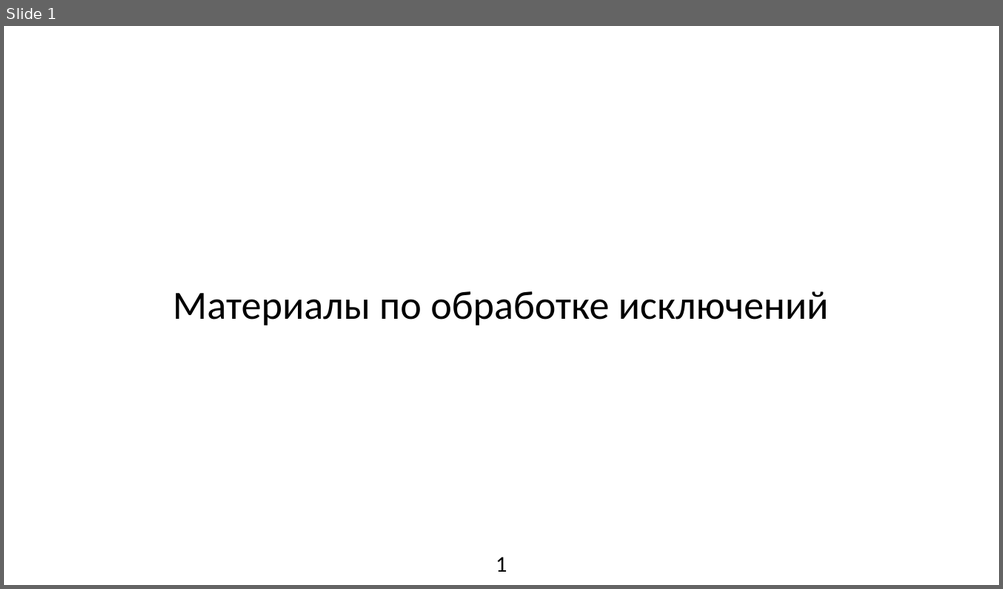
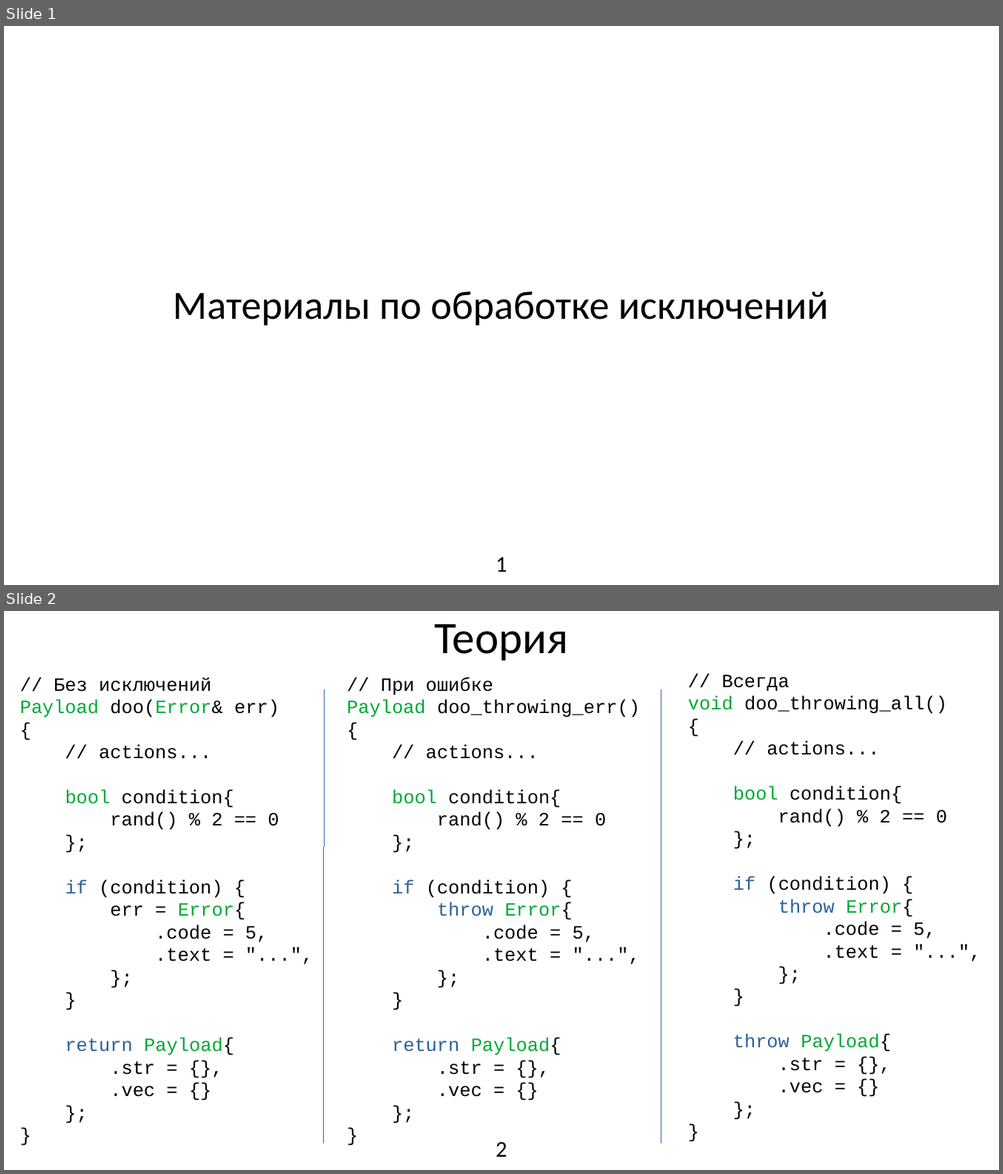
Before and after one commit to Leartiz/exception_research, a slide deck: about/presentation.odp. Shown one above the other, each under a label of ours: slide 1 before the commit, slides 1 and 2 after it. The pictures are 1003x589 and 1003x1174 pixels, drawn with LibreOffice and Linux fonts; fonts in the diff are those of the drawing. Boxes give left, top, right and bottom in pixels: in the first picture for what was removed or moved away, otherwise in the second. Text is boxed around its words. In the diff, an @@ line names an element or a change of style, - is before the commit and + after.

```diff
--- a/about/presentation.odp
+++ b/about/presentation.odp
@@ slide 2 added at (x1=4, y1=611, x2=999, y2=1170), background #FFFFFF @@
@@ title added at (x1=435, y1=624, x2=568, y2=661), 36 pt, text #000000 @@
+Теория
@@ text added at (x1=347, y1=677, x2=640, y2=1097), 15 pt, text #000000 @@
+// При ошибке
+Payload doo_throwing_err()
+{
+// actions...
+bool condition{
+rand() % 2 == 0
+};
+if (condition) {
+throw Error{
+.code = 5,
+.text = "...",
+};
+}
+return Payload{
+.str = {},
+.vec = {}
+};
+}
@@ text added at (x1=688, y1=675, x2=947, y2=1093), 15 pt, text #000000 @@
+// Всегда
+void doo_throwing_all()
+{
+// actions...
+bool condition{
+rand() % 2 == 0
+};
+if (condition) {
+throw Error{
+.code = 5,
+.text = "...",
+};
+}
+throw Payload{
+.str = {},
+.vec = {}
+};
+}
@@ text added at (x1=20, y1=678, x2=279, y2=1097), 15 pt, text #000000 @@
+// Без исключений
+Payload doo(Error& err)
+{
+// actions...
+bool condition{
+rand() % 2 == 0
+};
+if (condition) {
+err = Error{
+.code = 5,
+.text = "...",
+};
+}
+return Payload{
+.str = {},
+.vec = {}
+};
+}
@@ line added from (324, 1145) to (324, 690), #3465A4 0 pt @@
@@ line added from (661, 1145) to (661, 690), #3465A4 0 pt @@
@@ page number added at (x1=495, y1=1142, x2=506, y2=1157), 18 pt, text #000000 @@
+2
```
Also in this commit, not shown: 1 slide changed, 9 other slides added, 2 slides removed, 5 other files.
